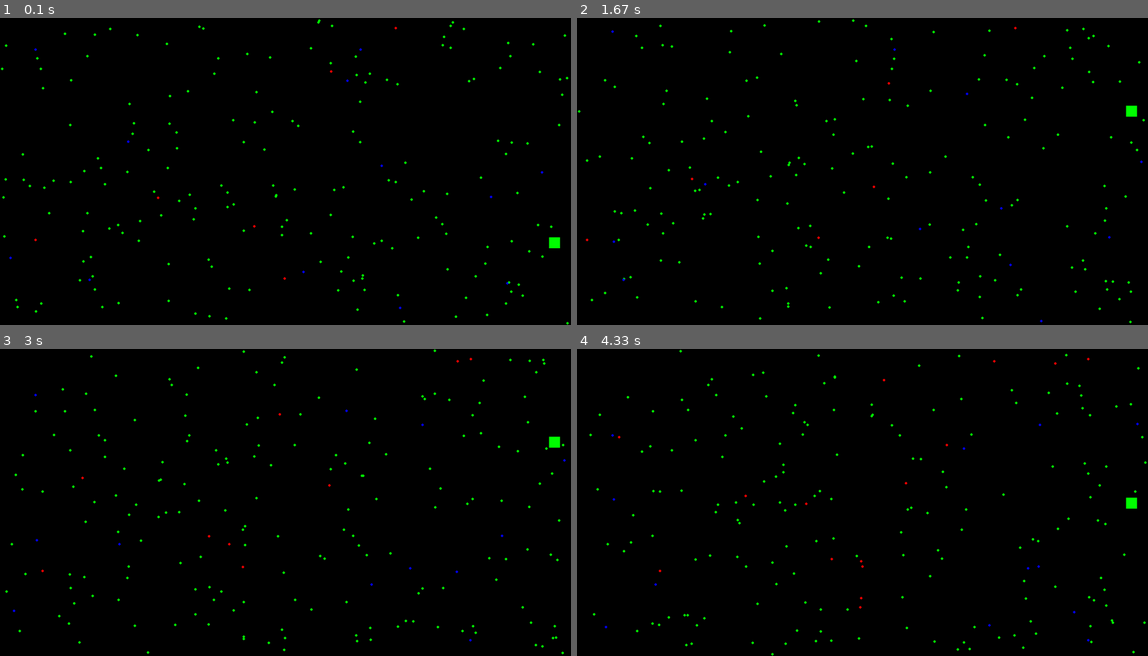
Above: before the commit, frames 1-4 (two rows, left to right).
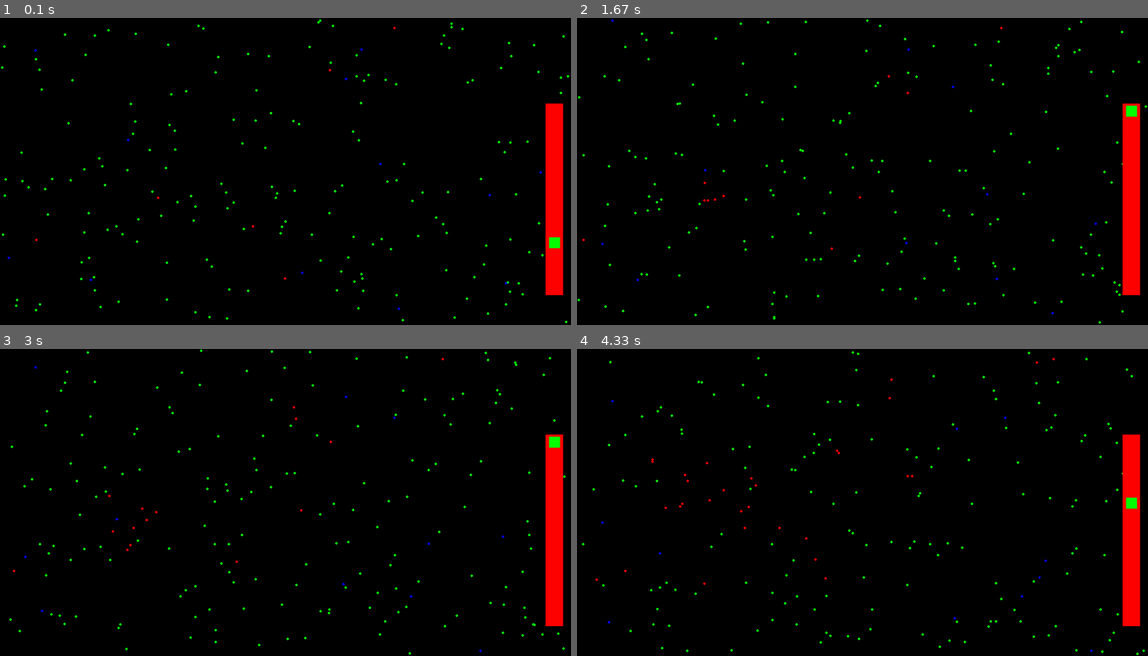
Above: after the commit, the same moments.

Repository: fleron19/PygameProject
Game: pygame game, started from main.py
The game is run twice, just before and just after one commit, with the same random seed, the same clock (stepped at 60 frames per second) and the same inputs.
Inputs (mouse positions are in pixels of both pictures, inside the frame that each line leads up to):
- Up to frame 1 (0.1 s): no input
- Up to frame 2 (1.67 s): press the mouse at (1130, 242) at 0.37 s; move the mouse to (908, 183) at 0.47 s; release the mouse at (685, 125) at 0.6 s; press the mouse at (1130, 125) at 0.7 s; move the mouse to (1022, 186) at 0.8 s; release the mouse at (913, 248) at 0.93 s; press the mouse at (1130, 248) at 1.03 s; move the mouse to (1028, 208) at 1.13 s; release the mouse at (925, 171) at 1.27 s; press the mouse at (1130, 171) at 1.37 s; move the mouse to (999, 116) at 1.47 s; release the mouse at (868, 60) at 1.6 s
- Up to frame 3 (3 s): press the mouse at (553, 441) at 1.7 s; move the mouse to (411, 527) at 1.8 s; release the mouse at (274, 613) at 1.93 s; press the mouse at (553, 613) at 2.53 s; move the mouse to (451, 514) at 2.63 s; release the mouse at (348, 413) at 2.77 s
- Up to frame 4 (4.33 s): press the mouse at (1130, 441) at 3.37 s; move the mouse to (908, 481) at 3.47 s; release the mouse at (685, 520) at 3.6 s; press the mouse at (1130, 520) at 4.2 s; move the mouse to (1016, 502) at 4.3 s

The runs differ from the first frame. In frame 1, 3.1% of the frame differs, in the area x 0-100%, y 0-100%; in frame 2, 3.5%; in frame 3, 3.5%; in frame 4, 3.5%.

Commit message:
Решена проблема с появленеием точек на ползунке скорости, к ползунку добавлен фон и исправлена проблема с миганием ползунка

Diff:
--- a/main.py
+++ b/main.py
@@ -2,7 +2,7 @@
 from random import randrange
 from math import sqrt
 
-v = 500
+
 class virus():
     def __init__(self, name, mortality, contagious, term, zona):
         self.name = name  # название вируса
@@ -52,10 +52,11 @@
 
 
 if __name__ == '__main__':
-    virus = virus("простой вирус", 1, 1, 10, 0)
+    virus = virus("простой вирус", 1, 1, 10, 5)
     pygame.init()
     slpress = False
     radius = 3
+    v = 200
     x = 1250
     y = 500
     xcd = 0
@@ -70,7 +71,6 @@
     pygame.display.flip()
     clock = pygame.time.Clock()
     people = [person(f"человек_{i}") for i in range(200)]
-    pygame.draw.rect(screen, 'RED', (x, y, 25, 25))
     pygame.display.update()
     while running:
         for event in pygame.event.get():
@@ -81,6 +81,7 @@
                 if x < h[0] < x + 25 and y < h[1] < y + 25:
                     ycd = h[1] - y
                     slpress = True
+                    pygame.draw.rect(screen, 'GREEN', (x, y, 25, 25))
             if event.type == pygame.MOUSEMOTION and slpress:
                 screen.fill((0, 0, 0))
                 drawing = True
@@ -88,18 +89,16 @@
                 y = h[1] - ycd
                 if y > 600:
                     y = 600
-                    slpress = False
                 elif y < 200:
                     y = 200
-                    slpress = False
-
-                print(1000 - y)
-                v = 1000 - y
+                v = (600 - y) * 2
                 pygame.draw.rect(screen, 'GREEN', (x, y, 25, 25))
+                pygame.draw.rect(screen, 'RED', (1242, 195, 40, 437))
                 pygame.display.flip()
             if event.type == pygame.MOUSEBUTTONUP and event.button == 1:
                 slpress = False
         screen.fill((0, 0, 0))
+        pygame.draw.rect(screen, 'RED', (1242, 195, 40, 437))
         pygame.draw.rect(screen, 'GREEN', (x, y, 25, 25))
         for man in people:
             man.change_coords()
@@ -118,7 +117,8 @@
                         dl = sqrt((man.coord[0] - elem.coord[0]) ** 2 + (man.coord[1] - elem.coord[1]) ** 2)
                         if radius * 2 >= dl:
                             elem.color = "GREEN"
-
+        pygame.draw.rect(screen, 'RED', (1242, 195, 40, 437))
+        pygame.draw.rect(screen, 'GREEN', (x, y, 25, 25))
         pygame.display.flip()
         pygame.display.update()
         clock.tick(fps)
